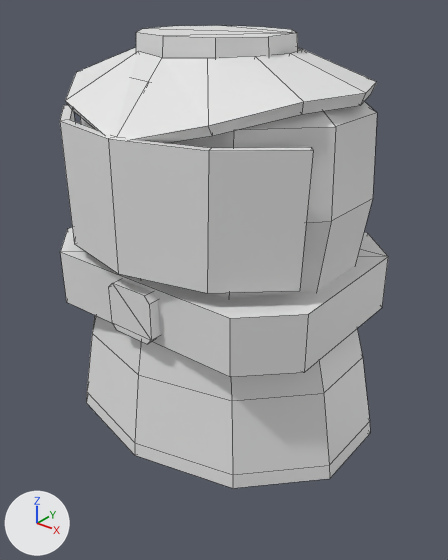
An edit to the Blender file styles/lowpoly/parts/torso/torso-armor-tabard-chibi.blend, drawn before and after from the same camera.
Before and after are seen from a 50 mm lens placed at (0.499, -0.614, 0.855), pointed at (0.016, -0.01, 0.481). Lighting does not change. The marker at lower left points along +X, +Y and +Z. The picture after the commit comes second. Mesh edges are drawn as thin lines.

Objects in the first picture: 'part_torso'.
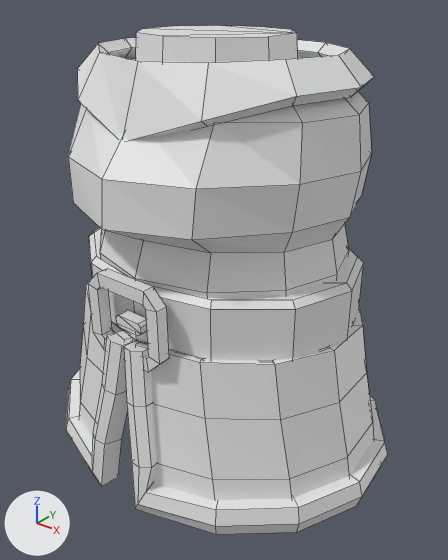
Where the change shows, as pixel boxes [x1, y1, x2, y2] in the pictures (448 x 560 px):
'part_torso', reshaped (10% taller): before [60, 25, 388, 488]; after [66, 25, 388, 534]
part 1 of me_part_torso, rebuilt (38% shorter): before [80, 102, 377, 488]; after [68, 58, 371, 298]
part 2 of me_part_torso, rebuilt (7% taller): before [65, 47, 377, 143]; after [77, 38, 374, 141]
part 3 of me_part_torso, rebuilt (16% narrower, 11% shorter): before [60, 228, 388, 377]; after [89, 228, 363, 360]
part 4 of me_part_torso, added: after [79, 278, 374, 500]
part 5 of me_part_torso, added: after [66, 330, 388, 534]
part 6 of me_part_torso, added: after [88, 269, 169, 372]
part 7 of me_part_torso, added: after [116, 310, 147, 336]
part 8 of me_part_torso, deleted: before [60, 105, 313, 293]
part 9 of me_part_torso, deleted: before [108, 279, 160, 344]

Edits to the bpy script that builds the scene:
```text
Change me_part_torso:
    used by ob_part_torso; location = (0.0, 0.0, 0.0)
    remove me_part_torso.from_pydata(...)  # 210 vertices, 200 faces; spans x -0.226..0.226, y -0.185..0.182, z 0.28..0.8
    add me_part_torso.from_pydata(...)  # 485 vertices, 472 faces; spans x -0.261..0.261, y -0.221..0.218, z 0.23..0.8
    me_part_torso part 1: the loose piece of 90 vertices spanning x -0.226..0.226, y -0.182..0.182, z 0.28..0.77 is rebuilt with 96 vertices and now spans x -0.2..0.2, y -0.203..0.158, z 0.5..0.772
    me_part_torso part 2: the loose piece of 48 vertices spanning x -0.197..0.197, y -0.177..0.158, z 0.69..0.781 is rebuilt with 48 vertices and now spans x -0.191..0.191, y -0.165..0.161, z 0.692..0.783
    me_part_torso part 3: the loose piece of 16 vertices spanning x -0.203..0.203, y -0.158..0.158, z 0.455..0.53 is rebuilt with 48 vertices and now spans x -0.204..0.204, y -0.164..0.164, z 0.442..0.528
    me_part_torso part 4: a new loose piece of 120 vertices spanning x -0.246..0.246, y -0.205..0.202, z 0.235..0.454
    me_part_torso part 5: a new loose piece of 105 vertices spanning x -0.261..0.261, y -0.221..0.218, z 0.23..0.457
    me_part_torso part 6: a new loose piece of 32 vertices spanning x -0.059..0.059, y -0.184..-0.168, z 0.431..0.539
    me_part_torso part 7: a new loose piece of 16 vertices spanning x -0.012..0.03, y -0.184..-0.168, z 0.477..0.493
    me_part_torso part 8: the loose piece of 20 vertices spanning x -0.191..0.191, y -0.185..-0.081, z 0.55..0.705 is deleted
    me_part_torso part 9
    16 vertices are removed from x -0.035..0.035, y -0.172..-0.15, z 0.46..0.525
    14 faces are deleted
```
